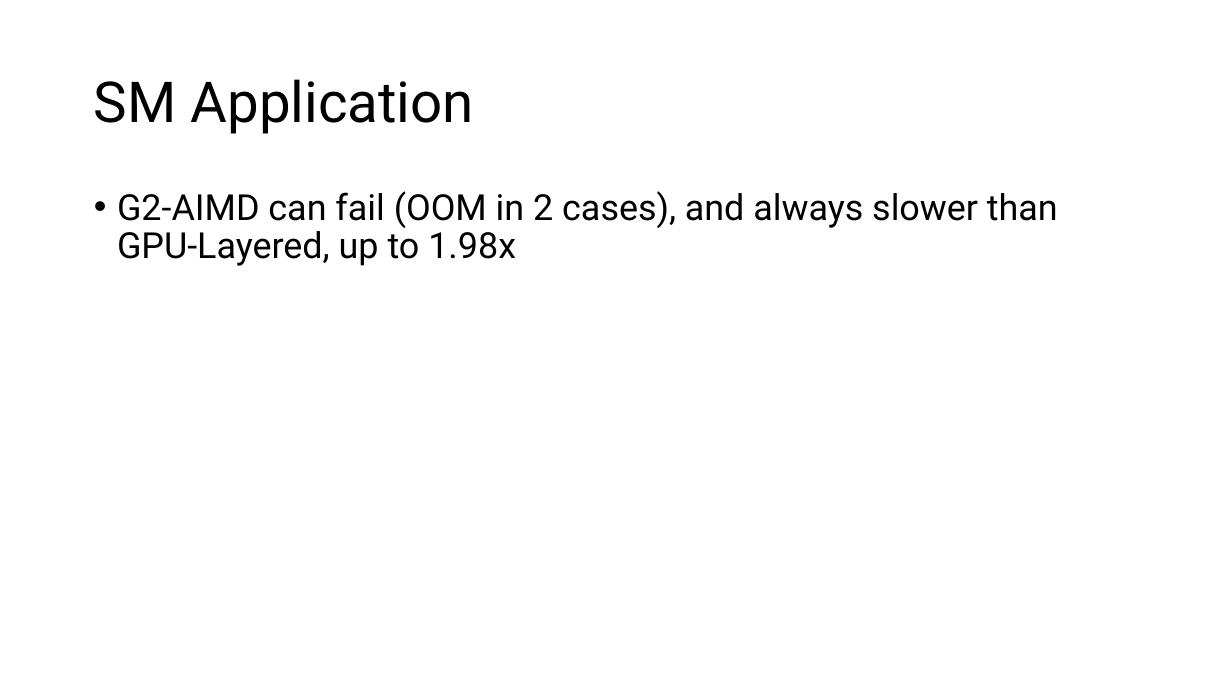
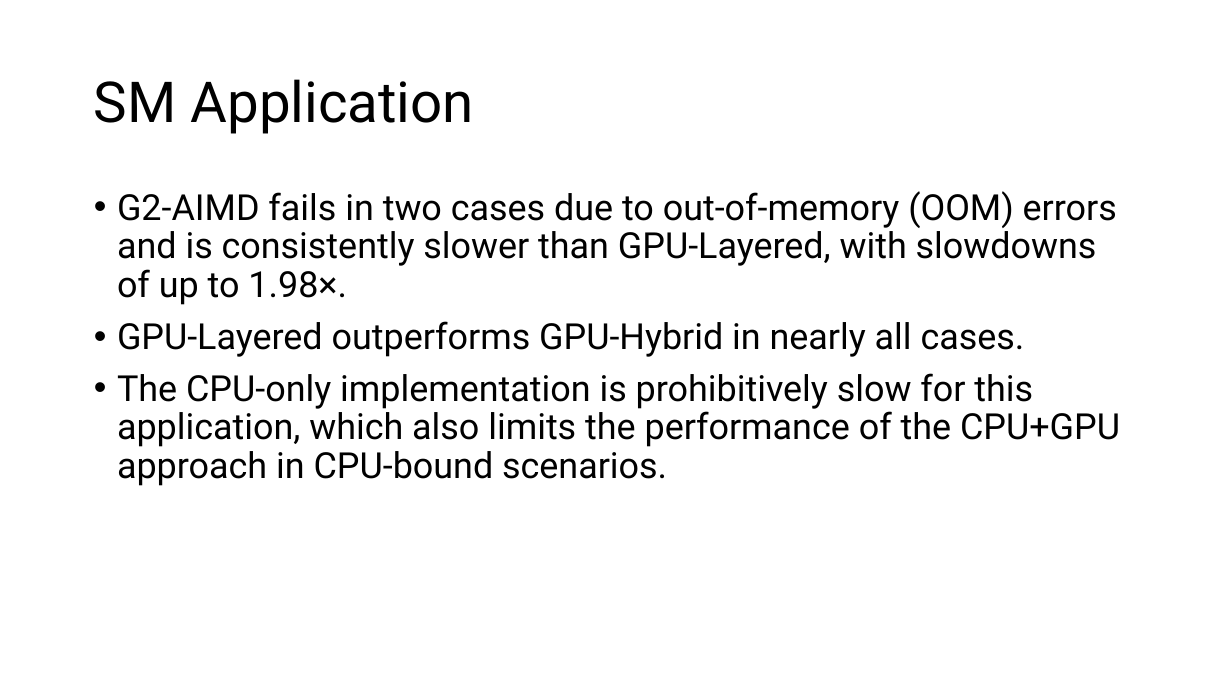
Before and after one commit to akhlaqueak/G-ThinkerCG, a slide deck: slide 23 of revision.pptx (slide 16 before the commit). Drawn at 1232x693 pixels with LibreOffice and Linux fonts; fonts in the diff are those of the drawing. Boxes give left, top, right and bottom in pixels: in the first picture for what was removed or moved away, otherwise in the second. Text is boxed around its words. In the diff, an @@ line names an element or a change of style, - is before the commit and + after.

```diff
--- a/revision.pptx
+++ b/revision.pptx
@@ text at bbox=[117, 191, 1120, 486]: text changed @@
-• G2-AIMD can fail (OOM in 2 cases), and always slower than GPU-Layered, up to 1.98x
+• G2-AIMD fails in two cases due to out-of-memory (OOM) errors and is consistently slower than GPU-Layered, with slowdowns of up to 1.98×.
+• GPU-Layered outperforms GPU-Hybrid in nearly all cases.
+• The CPU-only implementation is prohibitively slow for this application, which also limits the performance of the CPU+GPU approach in CPU-bound scenarios.
```
Also in this commit, not shown: 10 slides added, 21 other files.
